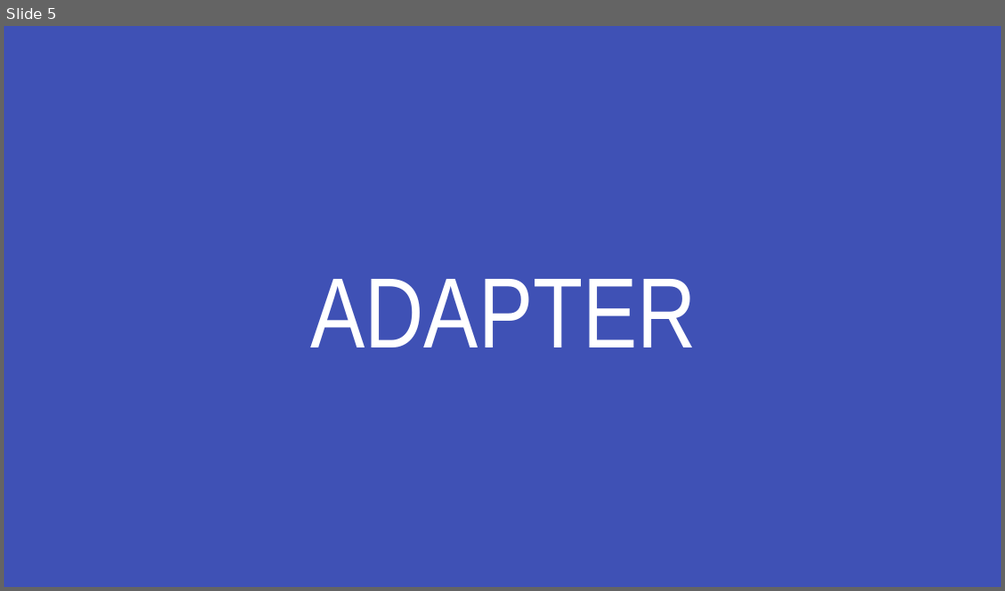
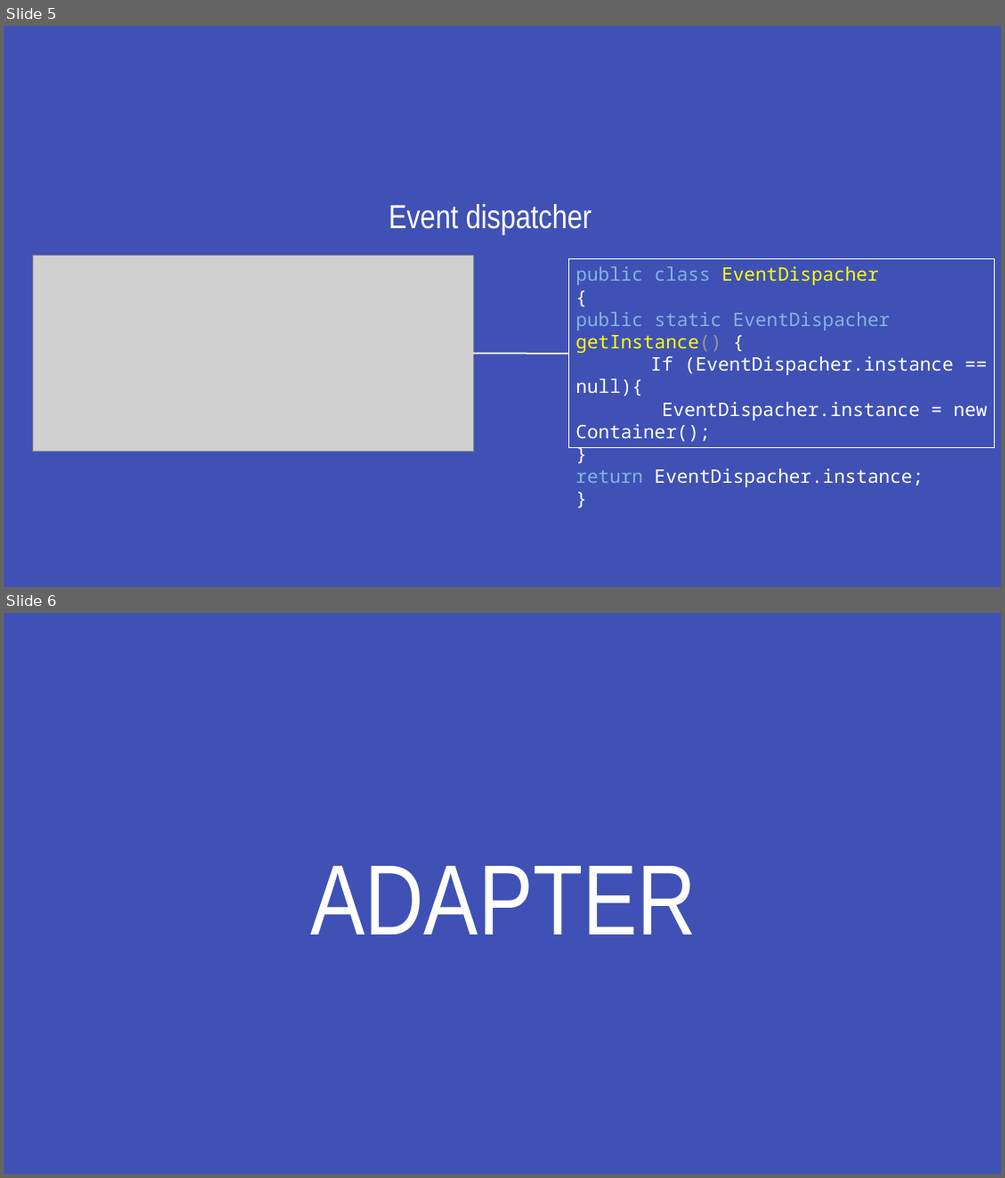
Before and after one commit to NilayBhatt/DesignPatternsPi, a slide deck: src/main/resources/docs/Final Presentation.pptx. Shown one above the other, each under a label of ours: slide 5 before the commit, slides 5 and 6 after it. The pictures are 1005x591 and 1005x1178 pixels, drawn with LibreOffice and Linux fonts; fonts in the diff are those of the drawing; grey boxes stand for pictures. Boxes give left, top, right and bottom in pixels: in the first picture for what was removed or moved away, otherwise in the second. Text is boxed around its words. In the diff, an @@ line names an element or a change of style, - is before the commit and + after.

Commit message:
final presentation

```diff
--- a/src/main/resources/docs/Final Presentation.pptx
+++ b/src/main/resources/docs/Final Presentation.pptx
@@ slide 5 added at (x1=4, y1=26, x2=1001, y2=587), background #3F51B5 @@
@@ title added at (x1=388, y1=204, x2=591, y2=234), 32 pt, text #FFFFFF @@
+Event dispatcher
@@ picture added at (x1=32, y1=255, x2=473, y2=451) @@
@@ rectangle added at (x1=568, y1=259, x2=995, y2=448), outline #FFFFFF 0.75 pt, 18 pt, text #FFFFFF @@
+public class EventDispacher
+{
+public static EventDispacher getInstance() {
+If (EventDispacher.instance == null){
+EventDispacher.instance = new Container();
+}
+return EventDispacher.instance;
+}
@@ line added from (474, 353) to (568, 354), #FFFFFF 1.5 pt @@
@@ what was slide 5 is now slide 6 @@
```
